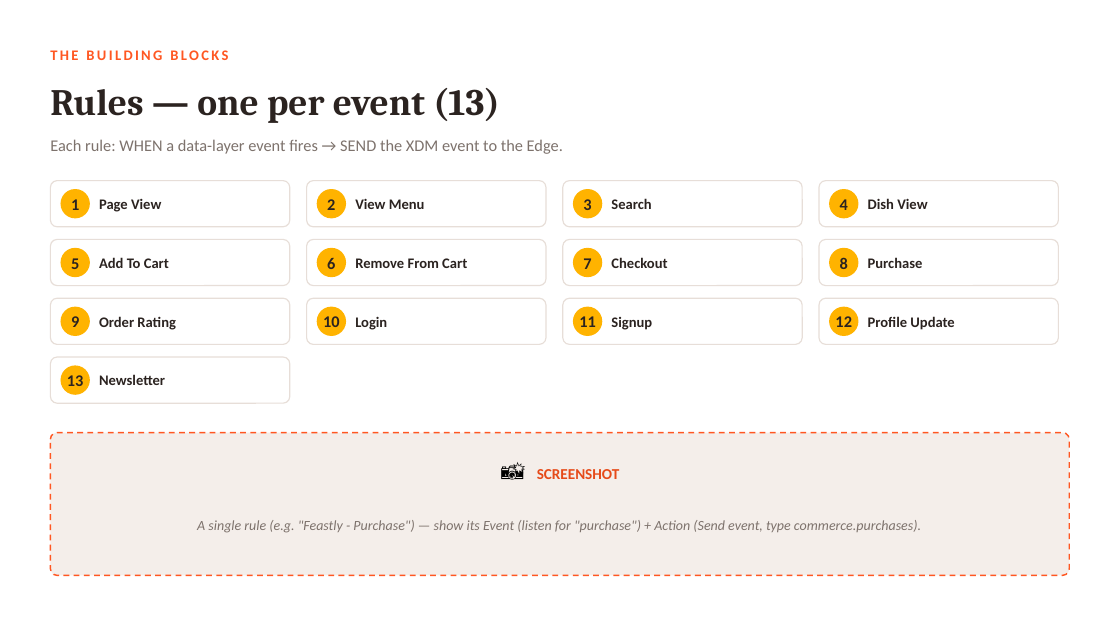
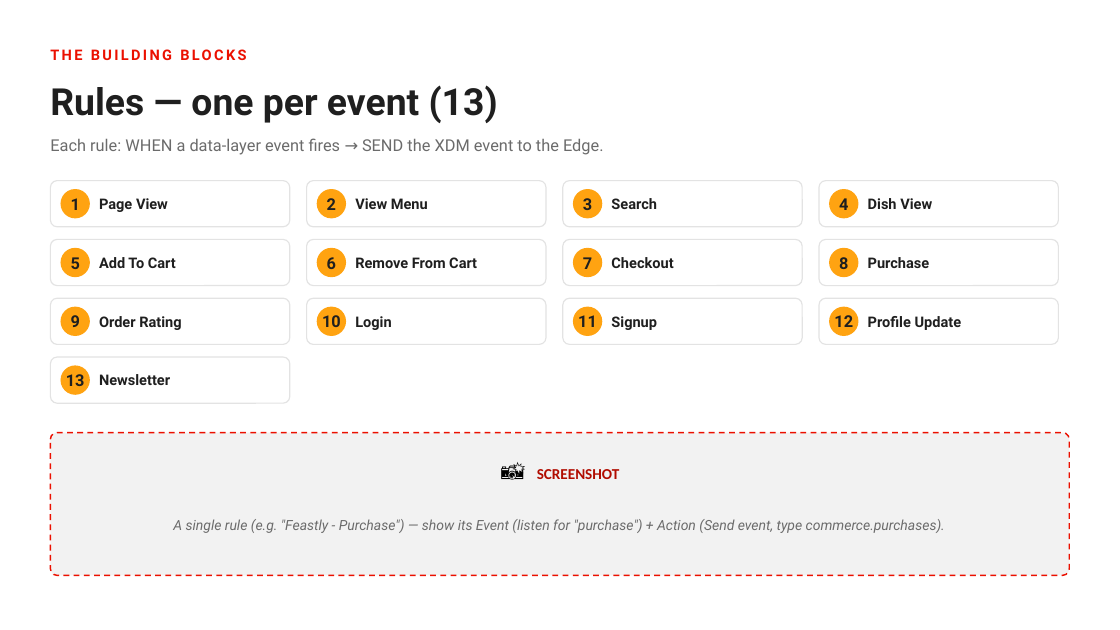
Before and after one commit to princeparvat80/aep-data-collection-food-demo, a slide deck: slide 16 of presentation/Feastly-DataCollection-to-AEP.pptx. Drawn at 1120x630 pixels with LibreOffice and Linux fonts; fonts in the diff are those of the drawing. Boxes give left, top, right and bottom in pixels: in the first picture for what was removed or moved away, otherwise in the second. Text is boxed around its words. In the diff, an @@ line names an element or a change of style, - is before the commit and + after.

```diff
--- a/presentation/Feastly-DataCollection-to-AEP.pptx
+++ b/presentation/Feastly-DataCollection-to-AEP.pptx
@@ text "THE BUILDING BLOCKS" at [50,49,246,60]: font Calibri to Roboto, text colour #FF5722 to #EB1000 @@
@@ text "Rules — one per event ..." at [50,85,498,123]: font Cambria to Roboto, text colour #2B2320 to #1F1F1F @@
@@ text "Each rule: WHEN a data-layer ..." at [50,138,604,155]: font Calibri to Roboto, text colour #7D726C to #6B6B6B @@
@@ outline #E7DED8 1 pt to #E3E3E3 1 pt in 13 elements at [50,181,290,227], [307,181,546,227], [563,181,802,227], [819,181,1059,227], [50,239,290,286], [307,239,546,286], [563,239,802,286], [819,239,1059,286], [50,298,290,344], [307,298,546,344], [563,298,802,344], [819,298,1059,344], [50,357,290,403] @@
@@ font Calibri to Roboto, text colour #2B2320 to #1F1F1F in 26 elements at [71,198,80,210], [99,198,168,212], [327,198,336,210], [355,198,428,209], [583,198,592,210], [611,198,657,209], [839,198,848,210], [868,198,932,209], [71,257,80,269], [99,257,176,268], [327,257,336,269], [355,257,477,268], [583,257,592,269], [611,257,673,268], [839,257,848,269], [868,257,930,268], [71,315,80,327], [99,316,181,330], [322,315,341,333], [355,316,391,330], [578,315,597,333], [611,316,657,330], [834,315,853,333], [868,316,962,330], [66,374,85,392], [99,374,170,385] @@
@@ fill #FFB300 to #FFA311 in 13 elements at [60,189,90,218], [317,189,346,218], [573,189,602,218], [829,189,859,218], [60,248,90,277], [317,248,346,277], [573,248,602,277], [829,248,859,277], [60,307,90,336], [317,307,346,336], [573,307,602,336], [829,307,859,336], [60,365,90,395] @@
@@ rounded rectangle at [50,433,1070,576]: fill #F4EEEA to #F2F2F2; outline #FF5722 1.25 pt dashed to #EB1000 1.25 pt dashed @@
@@ text "📸 SCREENSHOT" at [537,469,619,479]: text colour #E64A19 to #B10C00 @@
@@ text "A single rule (e.g. "Feastly ..." at [173,519,945,533]: font Calibri to Roboto, text colour #7D726C to #6B6B6B @@
```
Also in this commit, not shown: 22 other slides changed, 1 other file.
